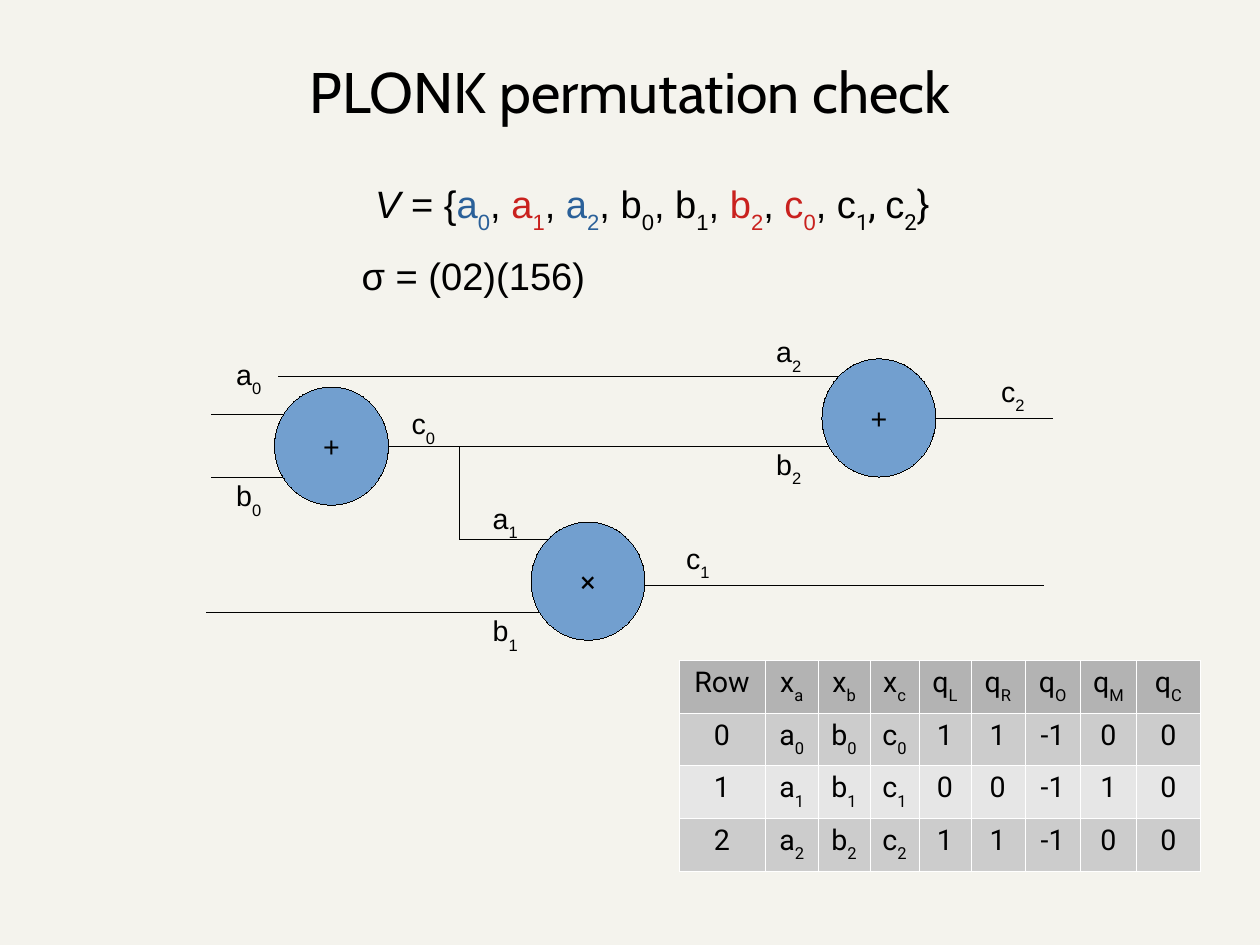
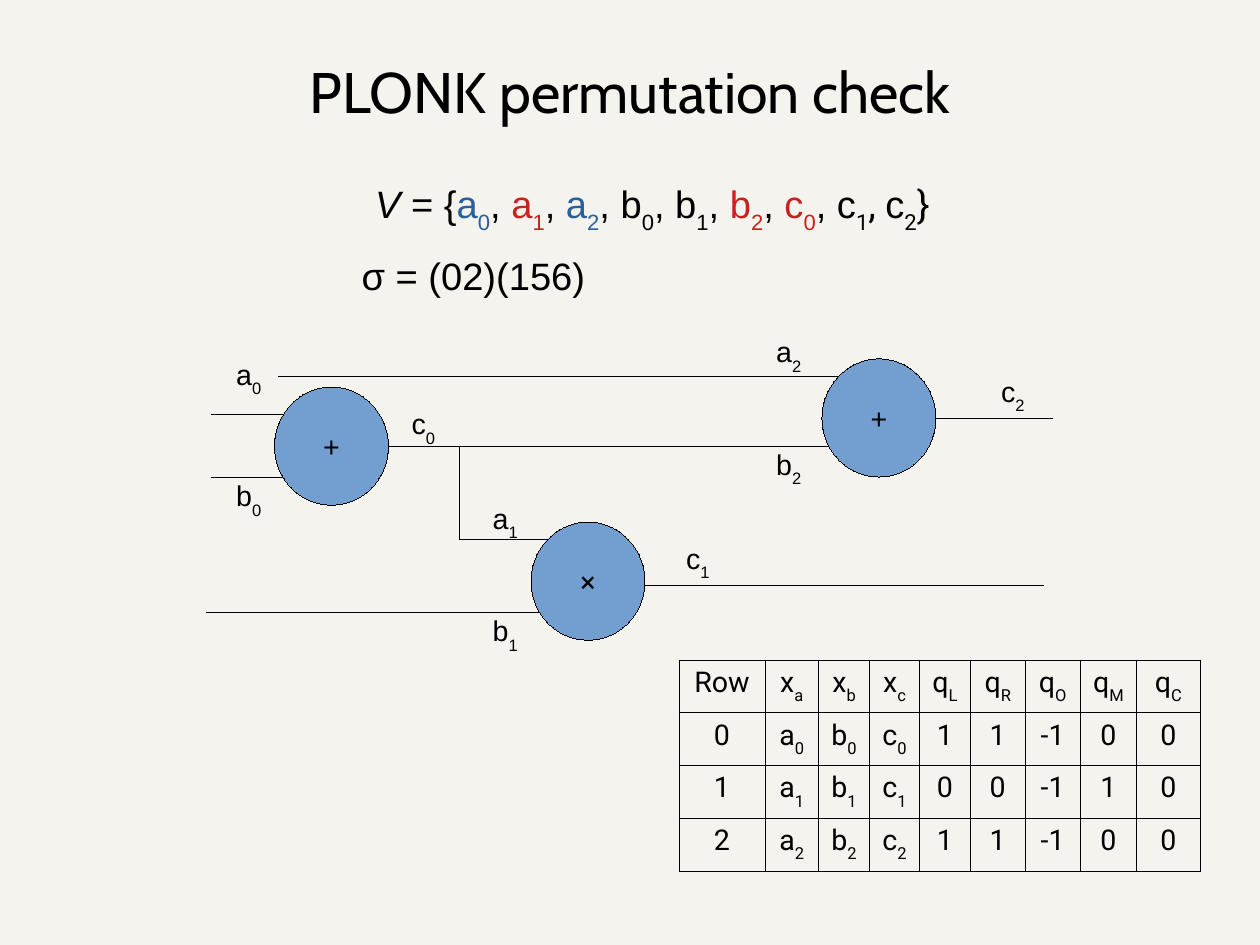
Before and after one commit to daira/halographs, a slide deck: slide 11 of deepdive.odp (slide 10 before the commit). Drawn at 1260x945 pixels with LibreOffice and Linux fonts; fonts in the diff are those of the drawing. Boxes give left, top, right and bottom in pixels: in the first picture for what was removed or moved away, otherwise in the second. Text is boxed around its words. In the diff, an @@ line names an element or a change of style, - is before the commit and + after.

```diff
--- a/deepdive.odp
+++ b/deepdive.odp
@@ table at bbox=[679, 660, 1201, 866] @@
@@ fill #B3B3B3 to none in row 1 @@
@@ fill #CCCCCC to none in 18 cells @@
@@ fill #E6E6E6 to none in row 3 @@
@@ borders changed @@
```
Also in this commit, not shown: 3 other slides changed, 1 slide added, 1 other file.
